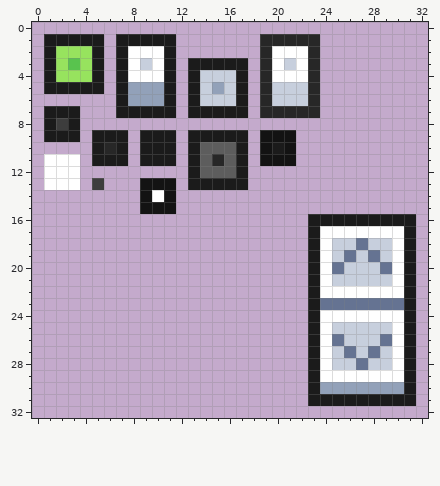
One commit to this pixel-art sprite: GNUI/theme/gnuiTheme.png. The first picture shows the starting point.
The file is 33x33 pixels.
The result:
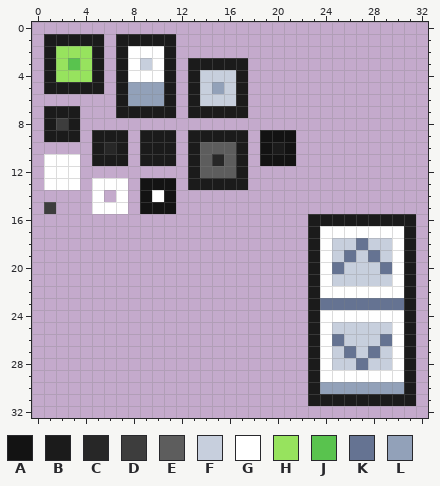
Palette (. is transparent): A #131313  B #1b1b1b  C #272727  D #3d3d3d  E #5d5d5d  F #c7cfdd  G #ffffff  H #97e35e  J #59c34e  K #657392  L #92a1b9
Difference:
{"y":1,"x":19,"old":"CCCCC","new":"....."}
{"y":2,"x":19,"old":"CGGGC","new":"....."}
{"y":3,"x":19,"old":"CGFGC","new":"....."}
{"y":4,"x":19,"old":"CGGGC","new":"....."}
{"y":5,"x":19,"old":"CFFFC","new":"....."}
{"y":6,"x":19,"old":"CFFFC","new":"....."}
{"y":7,"x":19,"old":"CCCCC","new":"....."}
{"y":13,"x":5,"old":"D..","new":"GGG"}
{"y":14,"x":5,"old":".","new":"G"}
{"y":14,"x":7,"old":".","new":"G"}
{"y":15,"x":1,"old":".","new":"D"}
{"y":15,"x":5,"old":"...","new":"GGG"}
